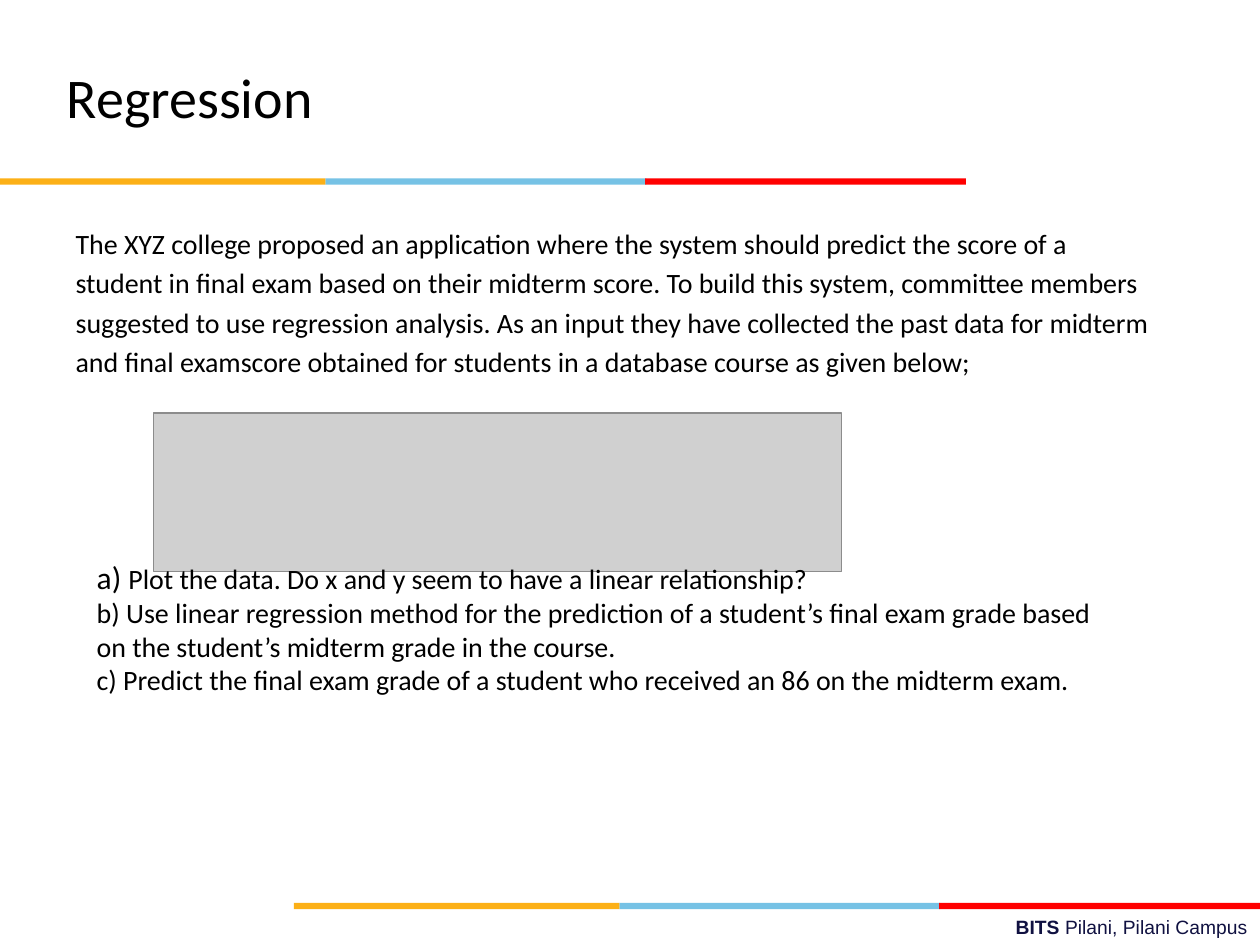
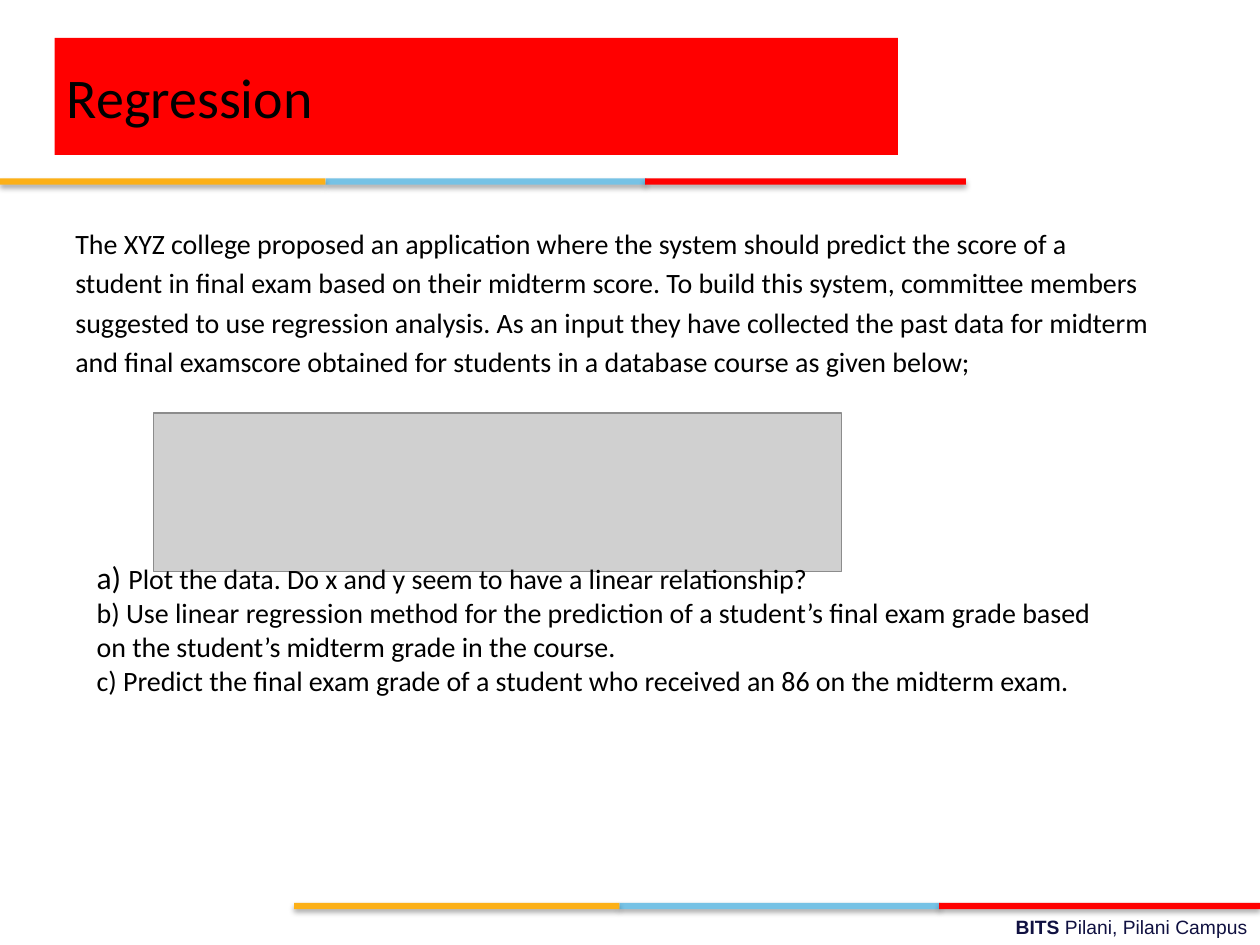
Before and after one commit to ElisonSherton/MTech_DSE, a slide deck: slide 47 of Sem1/DM/lecture_slides/Review session.pptx. Drawn at 1260x945 pixels with LibreOffice and Linux fonts; fonts in the diff are those of the drawing; grey boxes stand for pictures; background and template pictures are left out. Boxes give left, top, right and bottom in pixels: in the first picture for what was removed or moved away, otherwise in the second. Text is boxed around its words. In the diff, an @@ line names an element or a change of style, - is before the commit and + after.

```diff
--- a/Sem1/DM/lecture_slides/Review session.pptx
+++ b/Sem1/DM/lecture_slides/Review session.pptx
@@ rectangle "Regression": place and size @@
-rectangle "Regression" at box(67, 79, 313, 128)
+rectangle "Regression" at box(54, 38, 897, 155)
@@ rectangle "Regression" at box(54, 38, 897, 155): fill none to #FF0000 @@
@@ shadow on in 6 elements at box(620, 903, 941, 910), box(294, 903, 619, 910), box(939, 903, 1260, 910), box(325, 179, 646, 185), box(0, 179, 325, 185), box(645, 179, 966, 185) @@
```
Also in this commit, not shown: 51 other slides changed, 15 other files.
